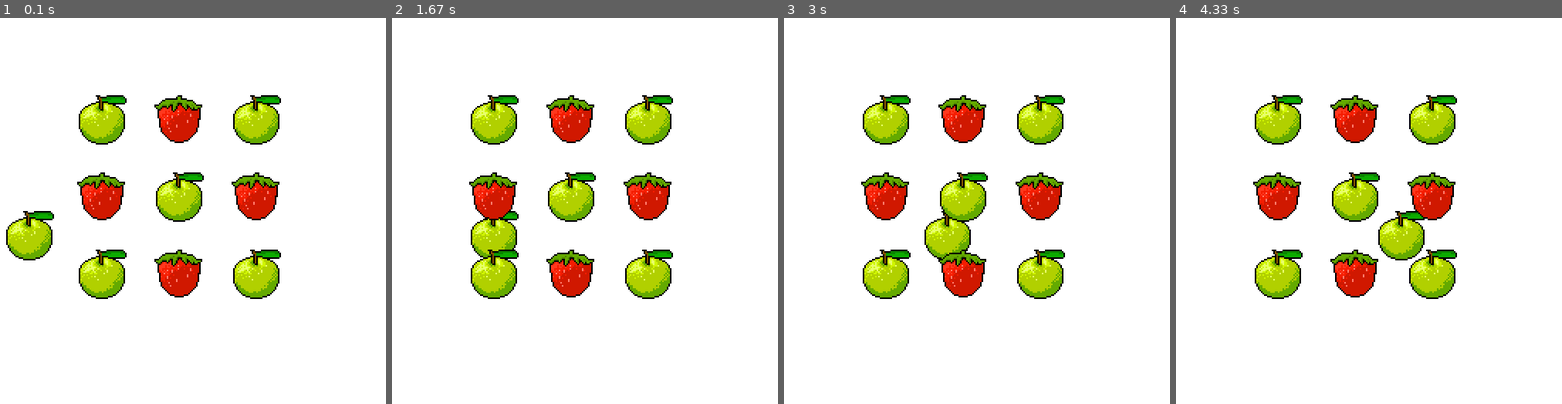
Above: before the commit, frames 1-4 (left to right).
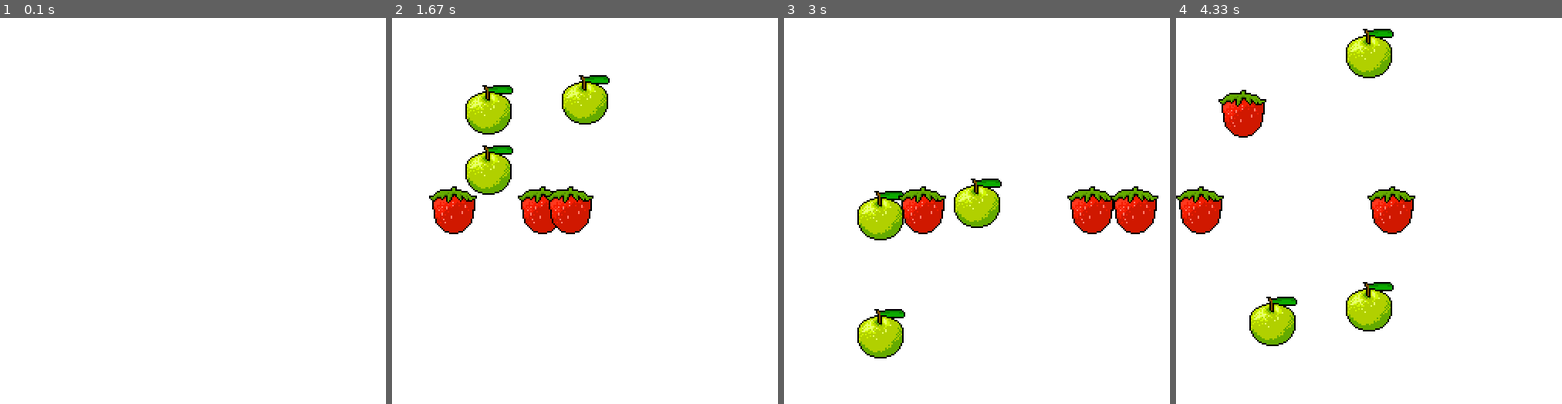
Above: after the commit, the same moments.

Repository: brooklyndippo/fruit-ninja-pygames
Game: pygame game, started from game.py
The game is run twice, just before and just after one commit, with the same random seed, the same clock (stepped at 60 frames per second) and the same inputs.
Inputs:
- Up to frame 1 (0.1 s): no input
- Up to frame 2 (1.67 s): no input
- Up to frame 3 (3 s): no input
- Up to frame 4 (4.33 s): no input

The runs differ from the first frame. In frame 1, 12% of the frame differs, in the area x 1-73%, y 20-73%; in frame 2, 15%; in frame 3, 17%; in frame 4, 18%, in the area x 0-73%, y 2-85%.

Commit message:
making things move completed with fruits populating in rows

Diff:
--- /dev/null
+++ b/apple.py
@@ -0,0 +1,24 @@
+from gameobject import GameObject
+from random import random, randint
+
+
+class Apple(GameObject):
+    def __init__(self):
+        super(Apple, self).__init__(0, 0, 'apple.png')
+        self.dx = 0
+        self.dy = (randint(0, 200) / 100) + 1
+        self.reset()
+
+    #initialize movement
+    def move(self):
+        self.x += self.dx
+        self.y += self.dy
+        # Check the y position of the apple
+        if self.y > 500:
+            self.reset()
+
+    #when it goes offscreen replace it
+    def reset(self):
+        lane = [93, 218, 343]
+        self.x = lane[randint(0,2)]
+        self.y = randint(-100, -64)
--- a/game.py
+++ b/game.py
@@ -1,6 +1,8 @@
 import pygame
 pygame.init()
 from gameobject import GameObject
+from apple import Apple
+from strawberry import Strawberry
 
 # Set the game window
 screen_width = 500
@@ -8,7 +10,14 @@
 screen = pygame.display.set_mode([screen_height, screen_height])
 
 
-apple = GameObject(0, 250, 'apple.png')
+apple = Apple()
+apple2 = Apple()
+apple3 = Apple()
+strawberry = Strawberry()
+strawberry2 = Strawberry()
+strawberry3 = Strawberry()
+
+fruits = [apple, apple2, apple3, strawberry, strawberry2, strawberry3]
 
 # Create the game loop ------------------------------------------
 running = True
@@ -23,6 +32,15 @@
 
     #----------------------------------------------------------
     # #YOUR DRAWING
+    # Draw apple
+    # apple.move()
+    # apple.render(screen)
+    # strawberry.move()
+    # strawberry.render(screen)
+
+    for fruit in fruits:
+        fruit.move()
+        fruit.render(screen)
 
     # class GameObject(pygame.sprite.Sprite):
     #     def __init__(self, x, y, image):
@@ -41,9 +59,6 @@
 
     # Make an instance of GameObject
 
-    apple.x += 1
-    apple.render(screen)
-
 
 
     # Make an instance of GameObject
@@ -51,18 +66,18 @@
 
 
 #   # #draw the fruits
-    for num in range (0,9):
-        x = num % 3
-        y = int(num/3)
+    # for num in range (0,9):
+    #     x = num % 3
+    #     y = int(num/3)
 
-        if num % 2:
-            fruit = 'strawberry.png'
+    #     if num % 2:
+    #         fruit = 'strawberry.png'
 
-        else:
-            fruit = 'apple.png'
+    #     else:
+    #         fruit = 'apple.png'
 
-        newFruit = GameObject (((x+1)*100), ((y+1)*100), fruit)
-        newFruit.render(screen)
+    #     newFruit = GameObject (((x+1)*100), ((y+1)*100), fruit)
+    #     newFruit.render(screen)
 #     #----------------------------------------------------------
 
 
--- /dev/null
+++ b/strawberry.py
@@ -0,0 +1,24 @@
+from gameobject import GameObject
+from random import random, randint
+
+
+class Strawberry(GameObject):
+    def __init__(self):
+        super(Strawberry, self).__init__(0, 0, 'strawberry.png')
+        self.dx = (randint(0, 200) / 100) + 1
+        self.dy = 0
+        self.reset()
+
+    #initialize movement
+    def move(self):
+        self.x += self.dx
+        self.y += self.dy
+        # Check the y position of the apple
+        if self.x > 500:
+            self.reset()
+
+    #when it goes offscreen replace it
+    def reset(self):
+        lane = [93, 218, 343]
+        self.x = randint(-100, -64)
+        self.y = lane[randint(0,2)]
Empty file removed: main.py
